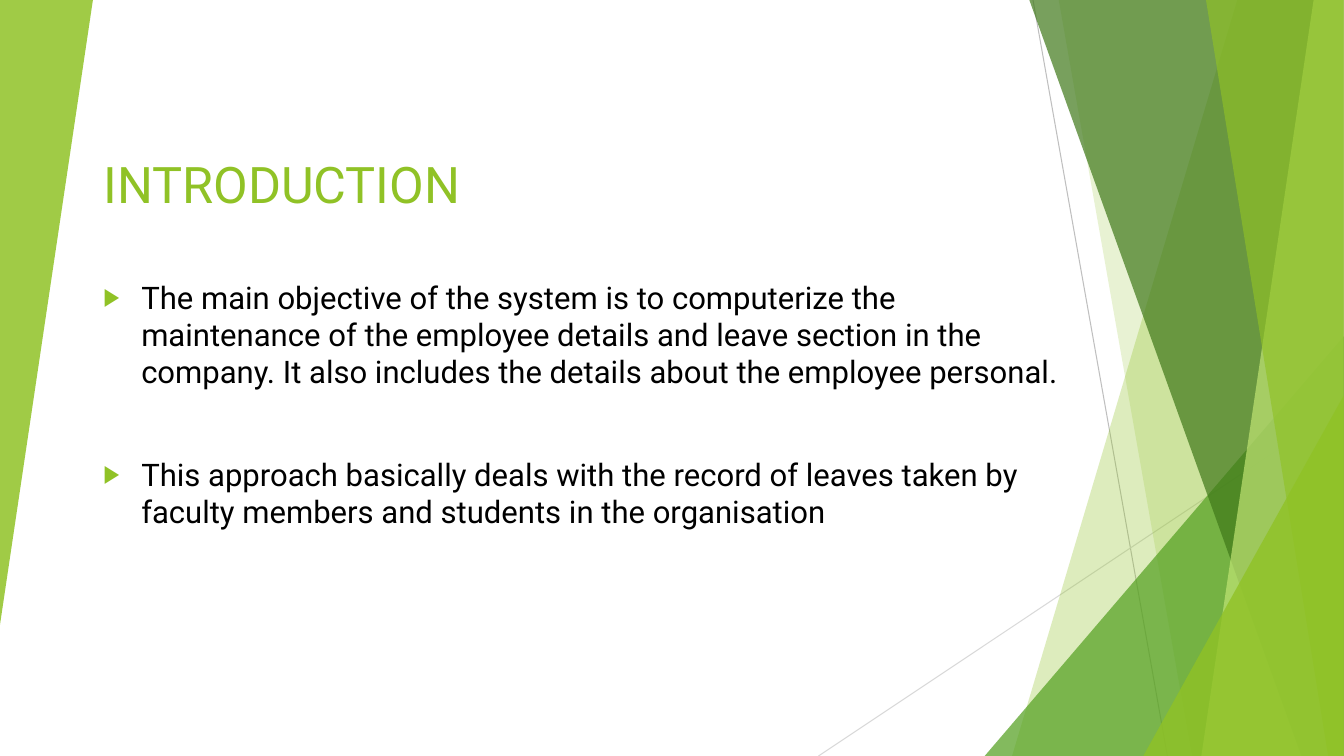
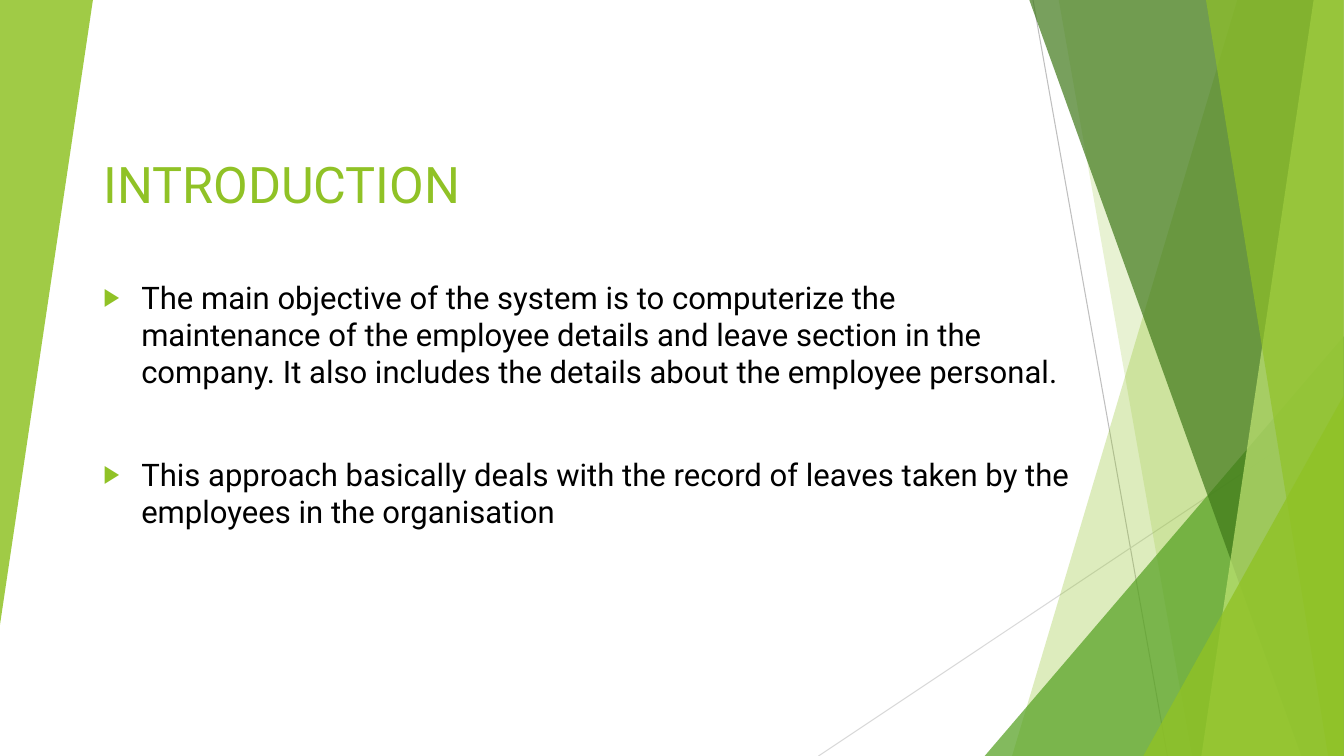
Before and after one commit to YG2003/Easy_leave, a slide deck: slide 2 of Leave Management System.pptx. Drawn at 1344x756 pixels with LibreOffice and Linux fonts; fonts in the diff are those of the drawing. Boxes give left, top, right and bottom in pixels: in the first picture for what was removed or moved away, otherwise in the second. Text is boxed around its words. In the diff, an @@ line names an element or a change of style, - is before the commit and + after.

```diff
--- a/Leave Management System.pptx
+++ b/Leave Management System.pptx
@@ subtitle at (141, 462, 1069, 530): text changed @@
-▶ This approach basically deals with the record of leaves taken by faculty members and students in the organisation
+▶ This approach basically deals with the record of leaves taken by the employees in the organisation
```
Also in this commit, not shown: 1 other slide changed, 1 slide added, 8 other files.
